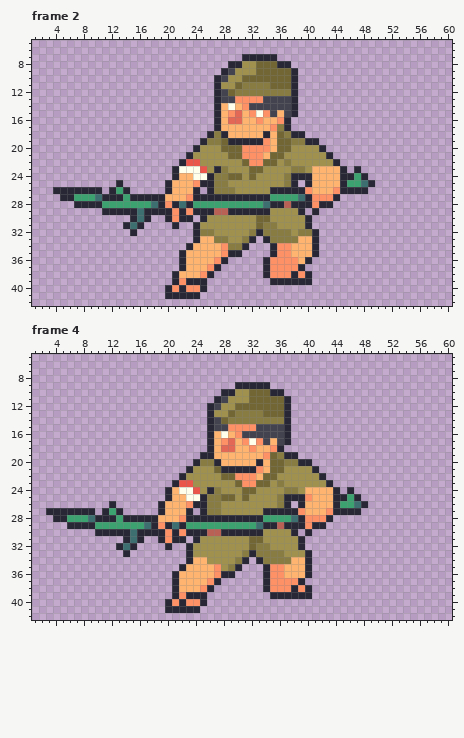
Two versions of one pixel-art file, ASSETS_AND_ASSEPRITE_FILES/Characters/Tomo.aseprite. Above: the version before the commit.
64x64 pixels, 7 frames. Shown: frame 2: x 1..60, y 5..42; frame 4: x 1..60, y 5..42. The commit also changed other frames, which this record leaves out.
Now the later version:
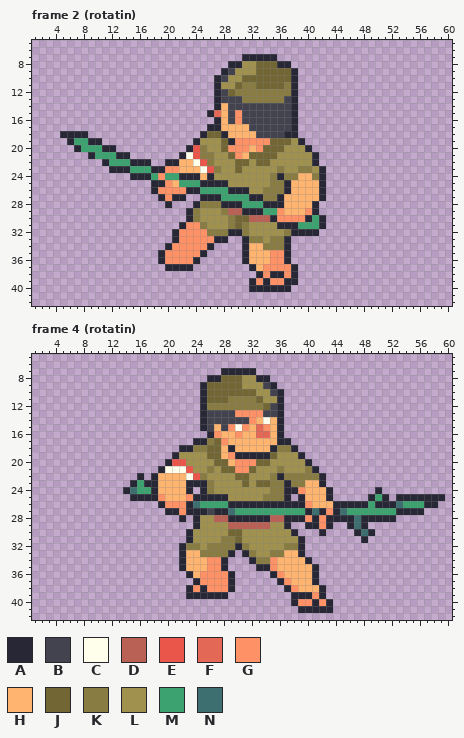
Palette (. is transparent): A #272736  B #43434f  C #ffffeb  D #ba6156  E #eb564b  F #e36956  G #ff9166  H #ffb570  J #726634  K #897c43  L #a0914e  M #3ca370  N #3d6e70
From the commit log: updatedd few animations v2.16
What changed:
layer "Front-Left" now hidden
layer "Layer 1" now shown
Changed rows in their new state; - is an unchanged pixel.
Frame 2 (rotatin):
first column x 4:
11 -----------------------------JJ--K------------
13 --------------------------BKKKKKK-------------
14 -------------------------BBB------------------
15 ----------------------AF-BGBBBB-B-------------
16 -------------------------BGBBBBBBBA-----------
17 ----------------------A-----BBBBBBA-----------
18 -AAAA----------------AJJ-----BBBBA-.----------
19 --AMMAA-------------ALLL--GGGG-J--LA..--------
20 ---AMMMAA----------AEK---GG-H-JJ-L--A..-------
21 -----AMMMAA-------ACEKK---GHJJJ-L----A..------
22 -------AMMMAAA--AAHHCEK---J-LJ-L-L---A...-----
23 --------AAAMMMAAGGHHHCEKL-J-LL--K-L-KLA...-.--
24 -----------AAAMGMMAAAH-LLLL-L--KA-KHHKA......-
25 ---------.----AAG-MMM--AA------KKAHHH-A.......
26 .......-...---AGGGGA-MMMMAAA--KKK-HHH-A......-
27 -..............-GAA..---MMMM--KKAHHHHHA..-----
28 ---.............A...AKKKAAA---A--HHHHA..------
29 -------............AKLLLKDD---MMGHHHG---------
30 -----------...--...-KL---KJJDDDAGGGG-MA-------
31 ----------...----.AGGK---KJK-LLLAAAMMMA-------
32 -----------.-----AGGGG-KKAAKLLLLL-AAA---------
33 -----------------AGGGGGAA..AKKL--A....--------
34 ----------------AGGGGGA....-HHKKKA....--------
35 ---------------AGGGGGA.....AHHHG-A....--------
36 ---------------AGGGGA....--AHHH--A...---------
37 ----------------AA-A....----AHG---A.----------
38 -----------------......------AGAA--..---------
39 -----------------.....------AGAGG--..---------
40 ----------------......------AAAAAA------------
41 ----------------.....-------------------------
Frame 4 (rotatin):
first column x 3:
 7 -------------------------AAAAA---------------------------
 8 -----------------------AAJJJLLAA-------------------------
 9 ----------------------AJJJJJLLLBA------------------------
10 ----------------------AJJJJJJ-LLB------------------------
11 ----------------------AJJJKKKK-LLA.----------------------
12 ----------------------AKKKKKKKK-BA.----------------------
13 ----------------------ABBBBGGGGBBA.----------------------
14 ----------------------AB-BBBBGHCHA.----------------------
15 ----------------------ABH--C-HFGHA.----------------------
16 ------------------------GH--HHFFHA.----------------------
17 ---------------------AAKJ-H-HHHH-A-----------------------
18 -------------------AAKKJJHA--H--AKKA---------------------
19 ------------------ALLLLJJ-GAAAAA-LLLA--------------------
20 -----------------AEELLLLJJ-GGGJJLLLLL--------------------
21 ----------------ACCCE--KLJJGGJLLLK---K-------------------
22 -------------A-AHHHHCEK--LLJJLLLKAKKKKK------------------
23 ------------AMAAHHHHAAAK---LJL--K-AKKHHA.----------------
24 -----------ANMMAHH-HA.AKL---LL--KKAAG---A.-.---A---------
25 ------------AAAAGH--GA-AAAL-L--KK--.-H--A....-AMA-AAAAAAA
26 ---------.-------GGGANMMMMAAAAAAAA-A-G----AAA-MAAANMMMAA-
27 .......-...-----.AAG-A-BAANMMMMMMMMMMANA--NMMMMMMMAAAA---
28 -..................A.-LLDD-----ADDAA--A--AAANAAAAA-------
29 ---..................ALLLLDDDDDDLL-..A-GA--ANA-----------
30 -------.............-LLLLLJJLLL------.-A----ANA----------
31 -----------...--....AL---KKJ-LL--------------A-----------
32 ----------...----.-AKK-KKKKAKLLL--KK---------------------
33 -----------.-------AHHKKKKA.AKLL--HHA.-------------------
34 -------------------AH--GGA...AK-GHH----------------------
35 -----------------------G-A..--A--H---HA------------------
36 ------------------..A-GG-G-----.A----HA------------------
37 ------------------...AG-GGA----..A-HHHA------------------
38 ------------------..AGAGGGA----...AGHHHA-----------------
39 ------------------..---AAA------...---GA-----------------
40 -----------------......------------AGGAGA----------------
41 -----------------.....--------------AAAAA----------------
